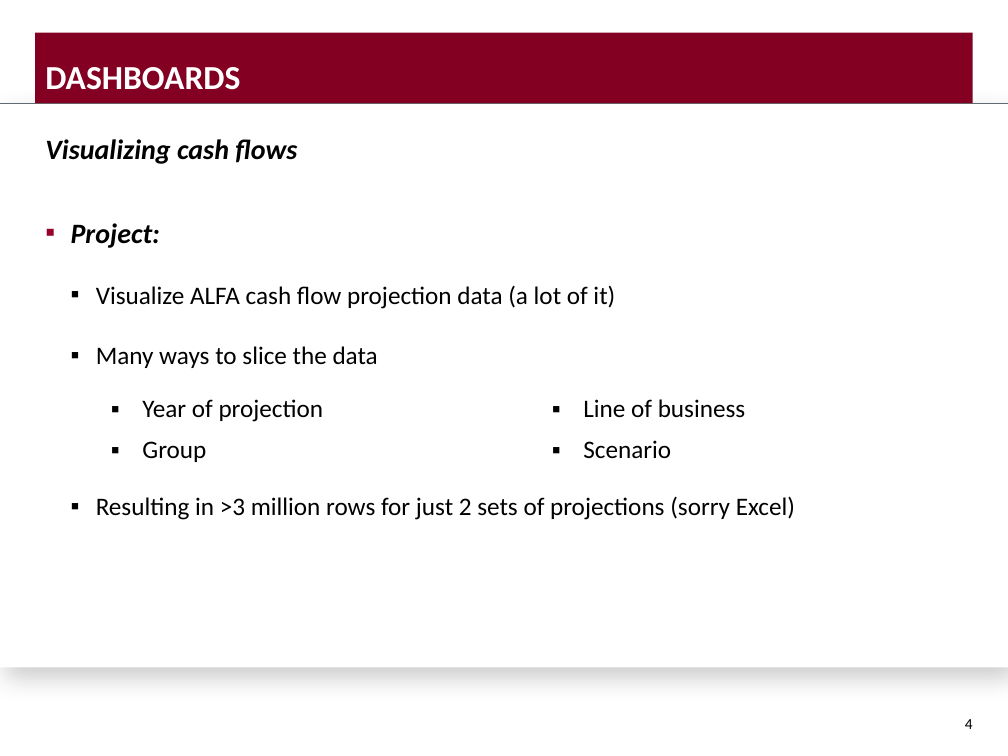
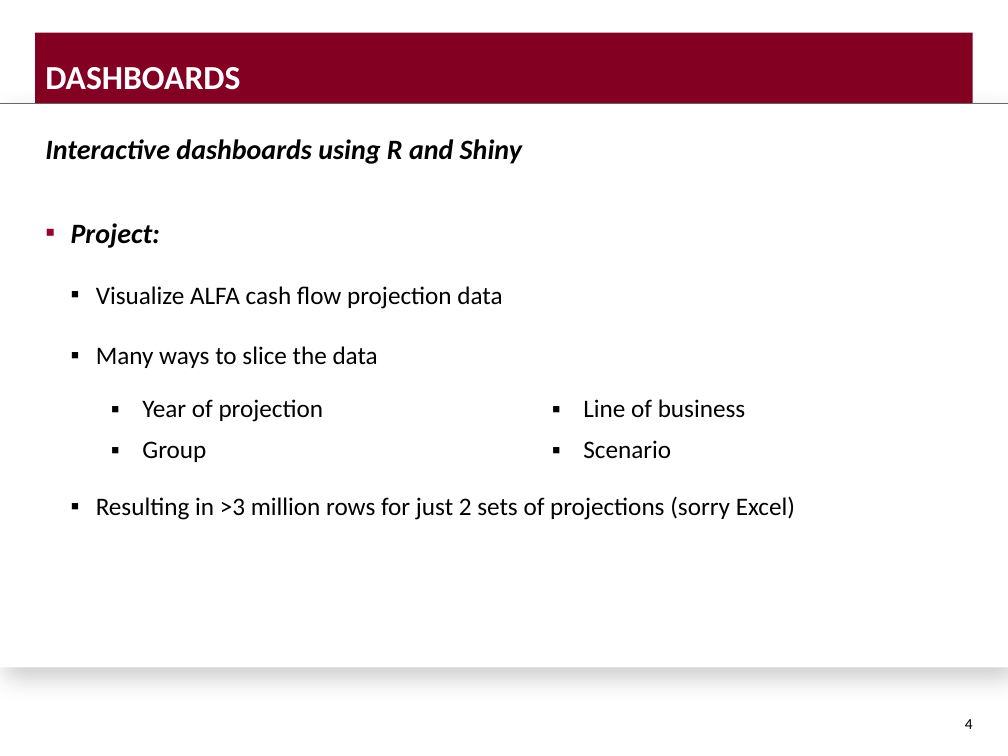
Before and after one commit to DavisVaughan/slides, a slide deck: slide 4 of final-presentation/final-presentation-davis-vaughan.pptx. Drawn at 1008x756 pixels with LibreOffice and Linux fonts; fonts in the diff are those of the drawing; background and template pictures are left out. Boxes give left, top, right and bottom in pixels: in the first picture for what was removed or moved away, otherwise in the second. Text is boxed around its words. In the diff, an @@ line names an element or a change of style, - is before the commit and + after.

```diff
--- a/final-presentation/final-presentation-davis-vaughan.pptx
+++ b/final-presentation/final-presentation-davis-vaughan.pptx
@@ text at [45,139,522,164]: text changed @@
-Visualizing cash flows
+Interactive dashboards using R and Shiny
@@ text at [96,286,502,309]: text changed @@
-  ▪ Visualize ALFA cash flow projection data (a lot of it)
+  ▪ Visualize ALFA cash flow projection data
```
Also in this commit, not shown: 5 other slides changed, 1 other file.
